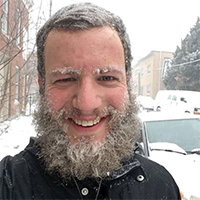
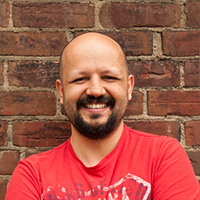
Two versions of the same layered image (200x200). Layer-by-layer changes:
added layer "leo" above "21616873_10155655188561197_2026999551_o" over (0, 0, 200, 200)
added layer "21616873_10155655188561197_2026999551_o" above "jvdh_face" over (0, 0, 200, 200)
added layer "jvdh_face" above "Layer 5" over (0, 0, 200, 200)
added layer "Layer 5" above "Layer 4" over (0, 0, 200, 200)
added layer "Layer 3" above "Layer 1" over (0, 0, 200, 200)
hid "m_RAvJfy_400x400" over (0, 0, 200, 200)
